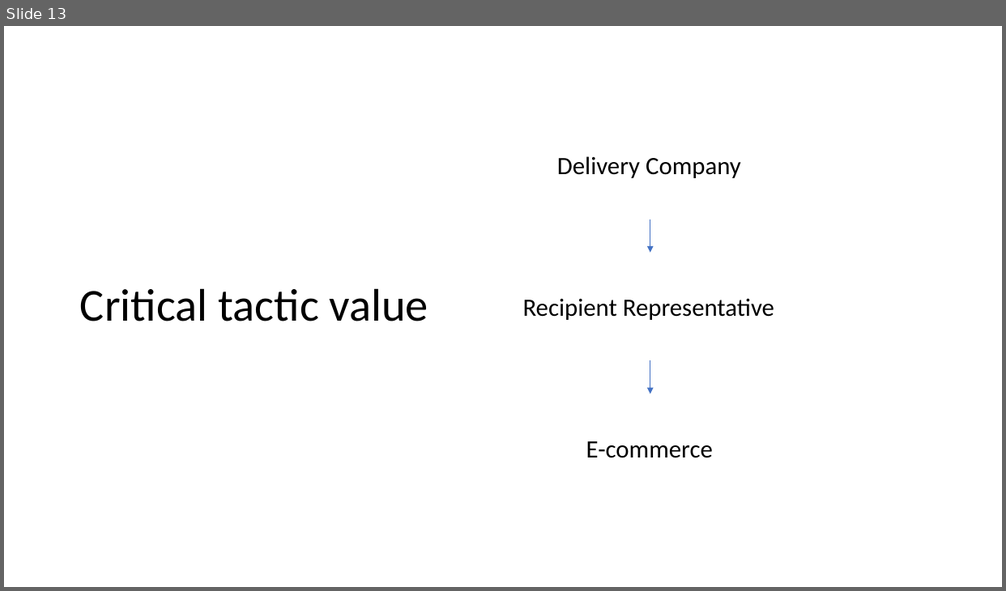
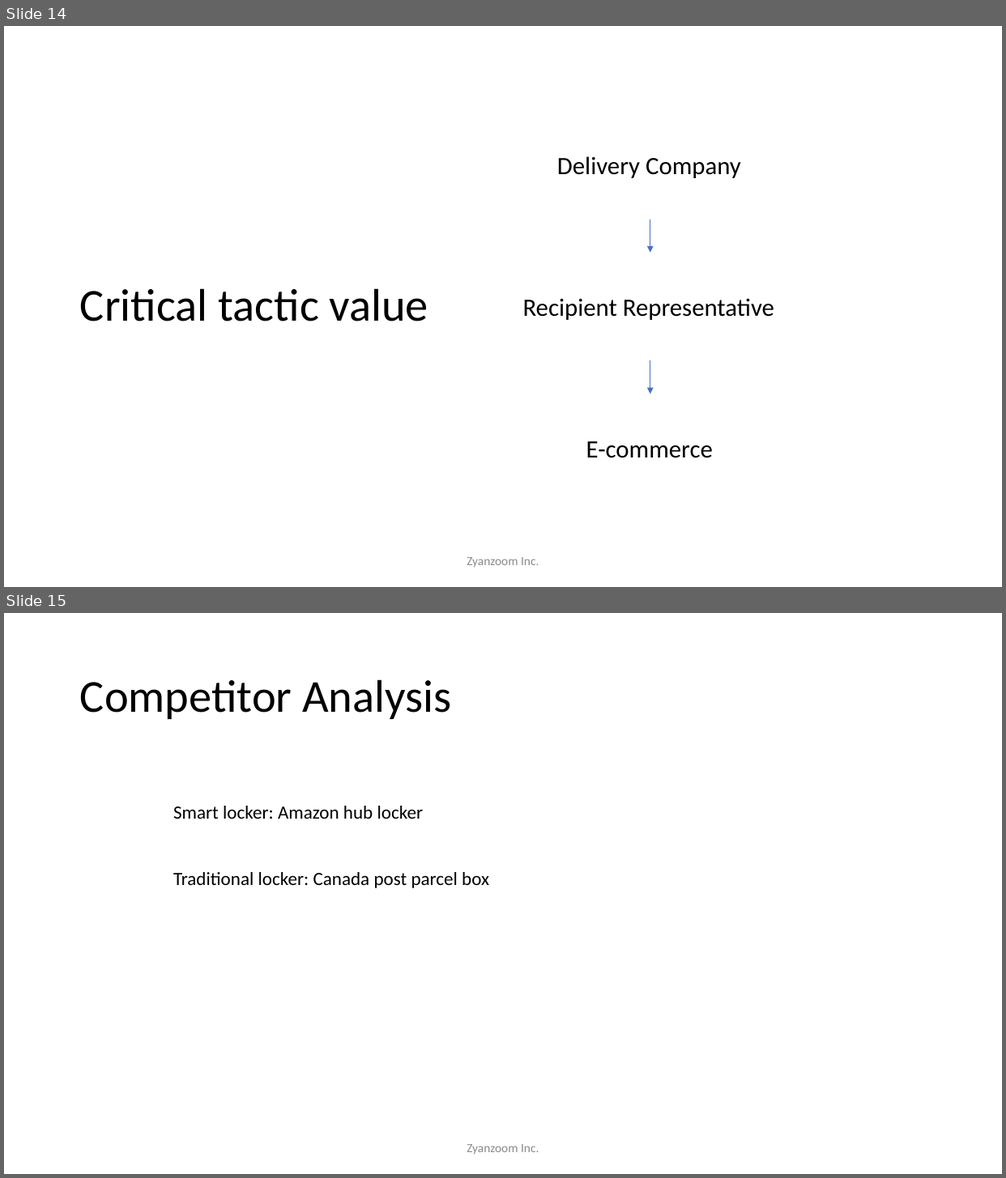
Before and after one commit to twigzxd/ZXXXZ, a slide deck: SmartLocker.pptx. Shown one above the other, each under a label of ours: slide 13 before the commit, slides 14 and 15 after it. The pictures are 1006x591 and 1006x1178 pixels, drawn with LibreOffice and Linux fonts; fonts in the diff are those of the drawing. Boxes give left, top, right and bottom in pixels: in the first picture for what was removed or moved away, otherwise in the second. Text is boxed around its words. In the diff, an @@ line names an element or a change of style, - is before the commit and + after.

```diff
--- a/SmartLocker.pptx
+++ b/SmartLocker.pptx
@@ slide 15 added at (x1=4, y1=613, x2=1002, y2=1174), background #FFFFFF @@
@@ title added at (x1=80, y1=679, x2=451, y2=719), 44 pt, text #000000 @@
+Competitor Analysis
@@ text added at (x1=173, y1=806, x2=424, y2=819), 18 pt, text #000000 @@
+Smart locker: Amazon hub locker
@@ text added at (x1=173, y1=872, x2=489, y2=888), 18 pt, text #000000 @@
+Traditional locker: Canada post parcel box
@@ text added at (x1=467, y1=1144, x2=539, y2=1155), 12 pt, text #8C8C8C @@
+Zyanzoom Inc.
@@ what was slide 13 is now slide 14 @@
@@ slide 14 changed as well @@
@@ text added at (x1=467, y1=557, x2=539, y2=568), 12 pt, text #8C8C8C @@
+Zyanzoom Inc.
```
Also in this commit, not shown: 14 other slides changed, 3 other slides added, 1 slide removed, 1 other file.
